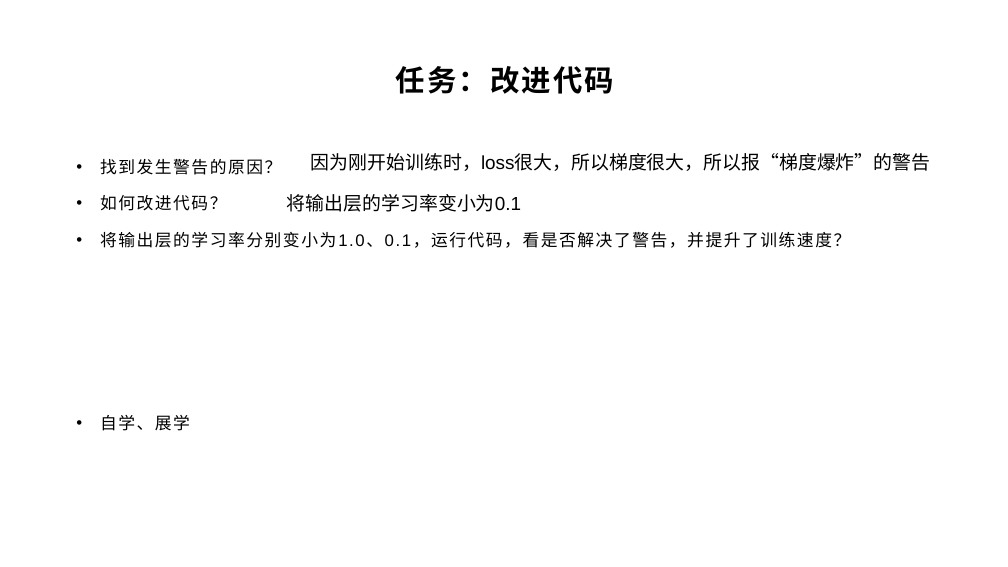
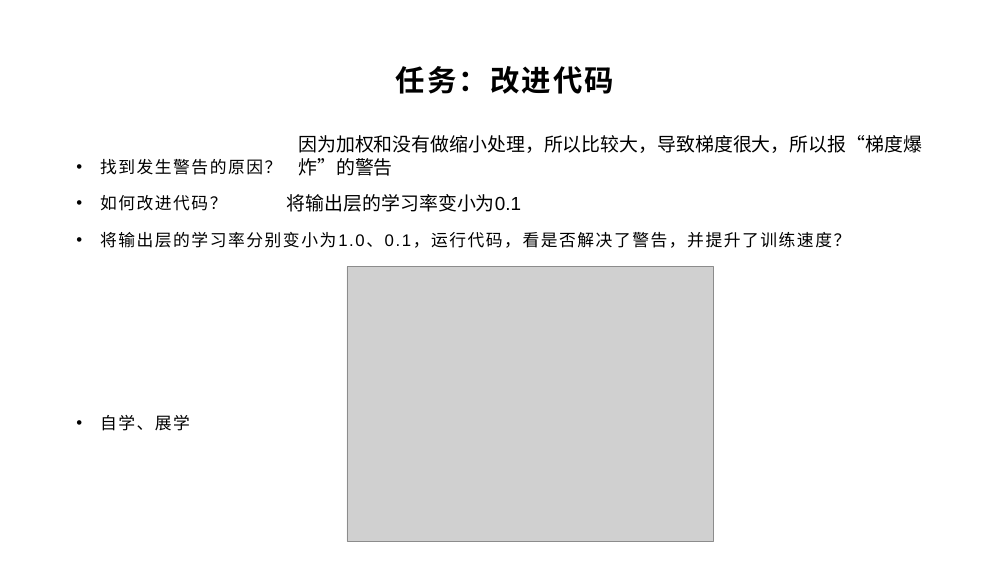
Before and after one commit to yyc-git/DeepLearningEdu, a slide deck: slide 25 of lessons/6_softmax/ppt/使用交叉熵损失函数和Softmax激活函数.pptx. Drawn at 1008x567 pixels with LibreOffice and Linux fonts; fonts in the diff are those of the drawing; grey boxes stand for pictures; background and template pictures are left out. Boxes give left, top, right and bottom in pixels: in the first picture for what was removed or moved away, otherwise in the second. Text is boxed around its words. In the diff, an @@ line names an element or a change of style, - is before the commit and + after.

```diff
--- a/lessons/6_softmax/ppt/使用交叉熵损失函数和Softmax激活函数.pptx
+++ b/lessons/6_softmax/ppt/使用交叉熵损失函数和Softmax激活函数.pptx
@@ text at (298, 135, 922, 176): text changed @@
-因为刚开始训练时，loss很大，所以梯度很大，所以报“梯度爆炸”的警告
+因为加权和没有做缩小处理，所以比较大，导致梯度很大，所以报“梯度爆炸”的警告
@@ picture added at (347, 267, 713, 541) @@
```
Also in this commit, not shown: 5 other slides changed.
